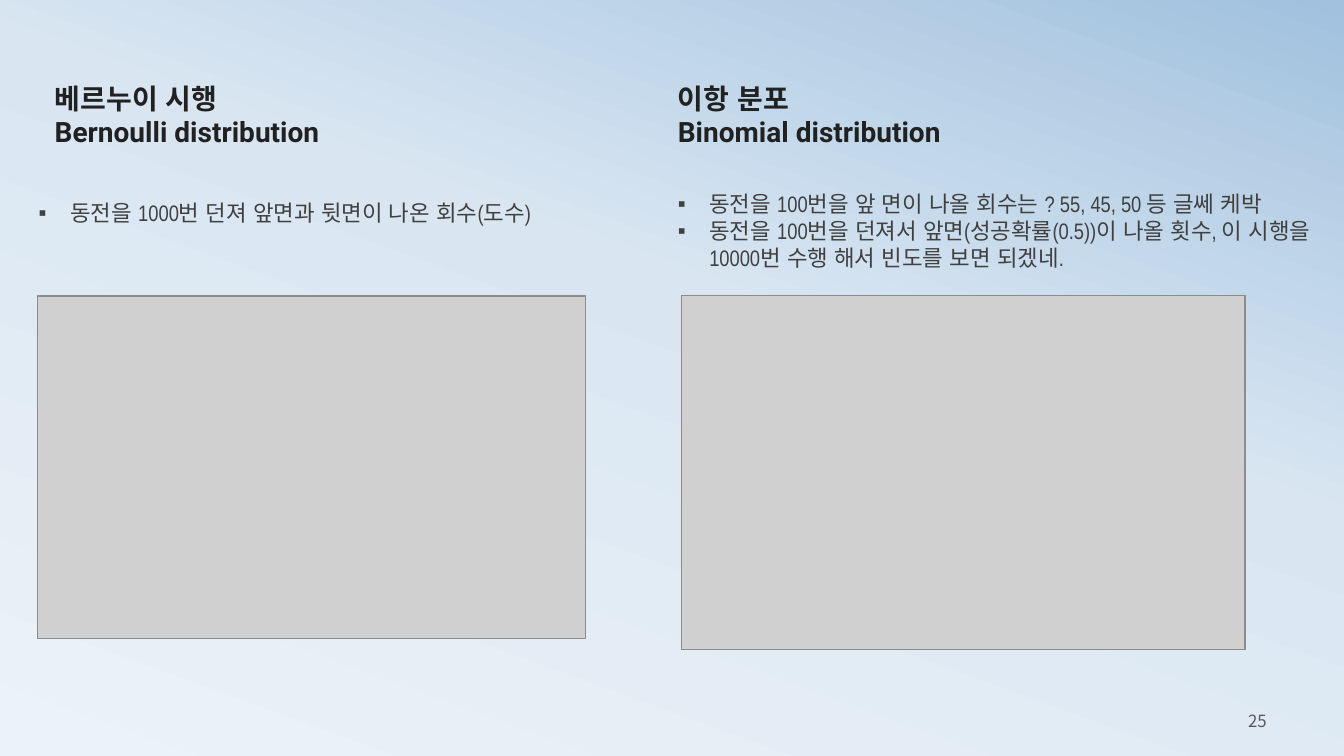
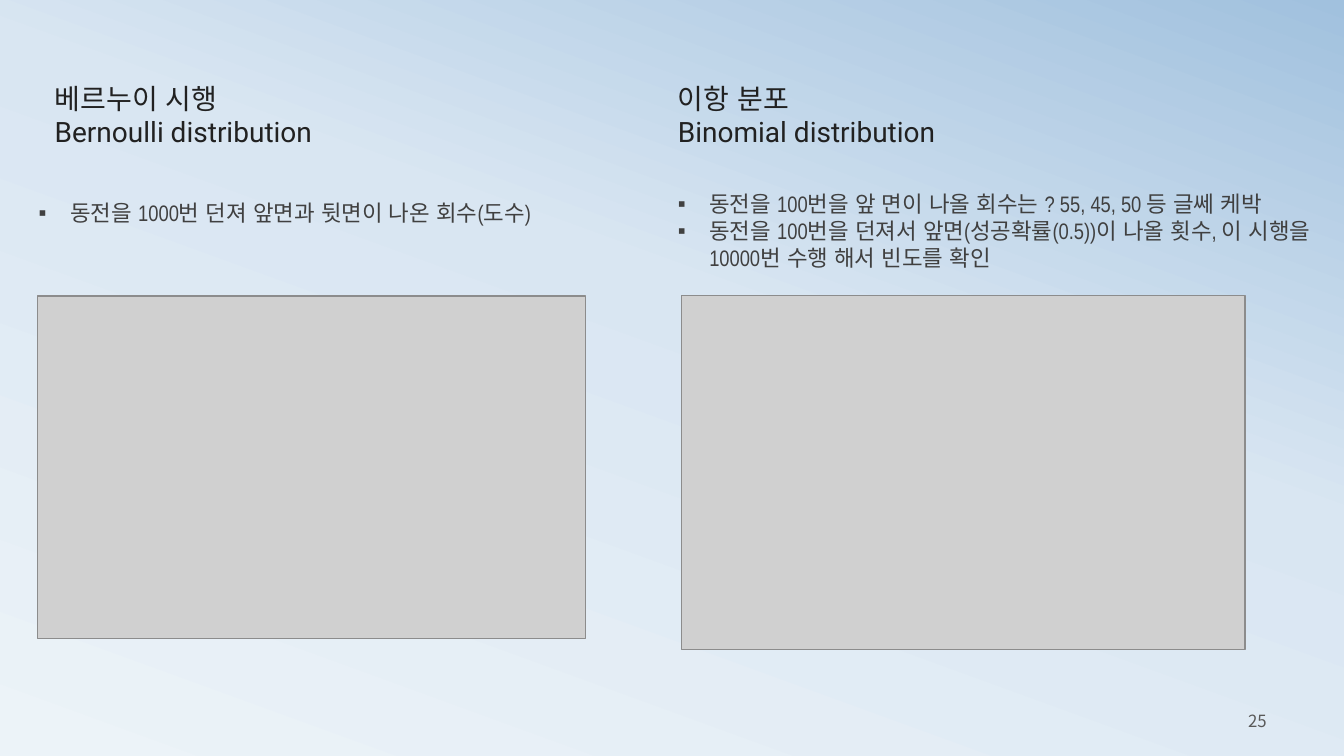
Before and after one commit to ancestor9/mathematics-for-machine-learning, a slide deck: slide 25 of 3_probability theory for machine learning.pptx. Drawn at 1344x756 pixels with LibreOffice and Linux fonts; fonts in the diff are those of the drawing; grey boxes stand for pictures. Boxes give left, top, right and bottom in pixels: in the first picture for what was removed or moved away, otherwise in the second. Text is boxed around its words. In the diff, an @@ line names an element or a change of style, - is before the commit and + after.

```diff
--- a/3_probability theory for machine learning.pptx
+++ b/3_probability theory for machine learning.pptx
@@ text "베르누이 시행" at bbox=[55, 86, 312, 143]: bold off @@
@@ text "이항 분포" at bbox=[678, 85, 935, 143]: bold off @@
@@ text at bbox=[709, 220, 1311, 268]: text changed @@
-▪ 동전을 100번을 던져서 앞면(성공확률(0.5))이 나올 횟수, 이 시행을 10000번 수행 해서 빈도를 보면 되겠네.
+▪ 동전을 100번을 던져서 앞면(성공확률(0.5))이 나올 횟수, 이 시행을 10000번 수행 해서 빈도를 확인
```
Also in this commit, not shown: 28 other slides changed, 5 slides added, 3 slides removed.
